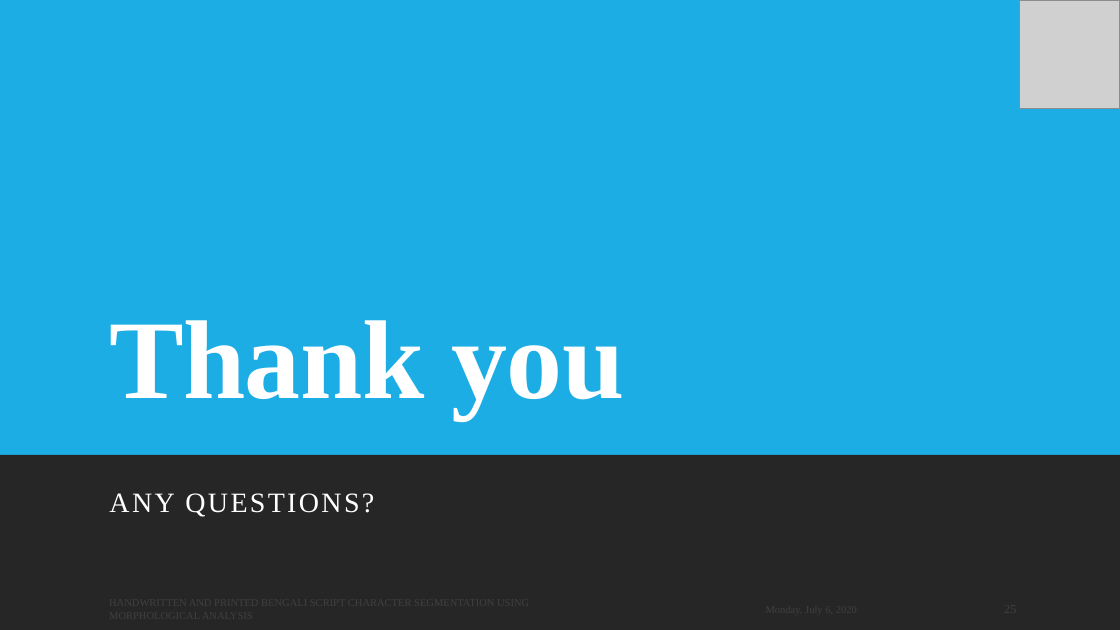
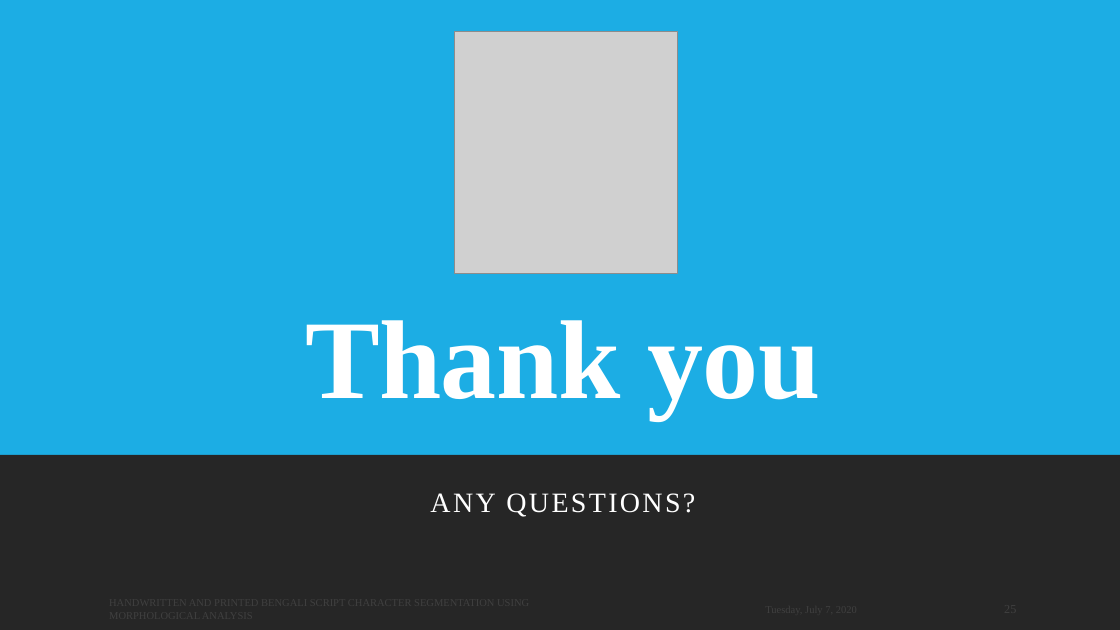
Before and after one commit to Arik096/project, a slide deck: slide 25 of book/puja.pptx. Drawn at 1120x630 pixels with LibreOffice and Linux fonts; fonts in the diff are those of the drawing; grey boxes stand for pictures. Boxes give left, top, right and bottom in pixels: in the first picture for what was removed or moved away, otherwise in the second. Text is boxed around its words. In the diff, an @@ line names an element or a change of style, - is before the commit and + after.

```diff
--- a/book/puja.pptx
+++ b/book/puja.pptx
@@ picture: place and size @@
-picture at (1019, 0, 1119, 109)
+picture at (455, 31, 678, 273)
@@ title "Thank you" at (305, 320, 820, 419): alignment left to centre @@
@@ text "ANY QUESTIONS?" at (430, 493, 695, 517): alignment left to centre @@
```
Also in this commit, not shown: 24 other slides changed.
